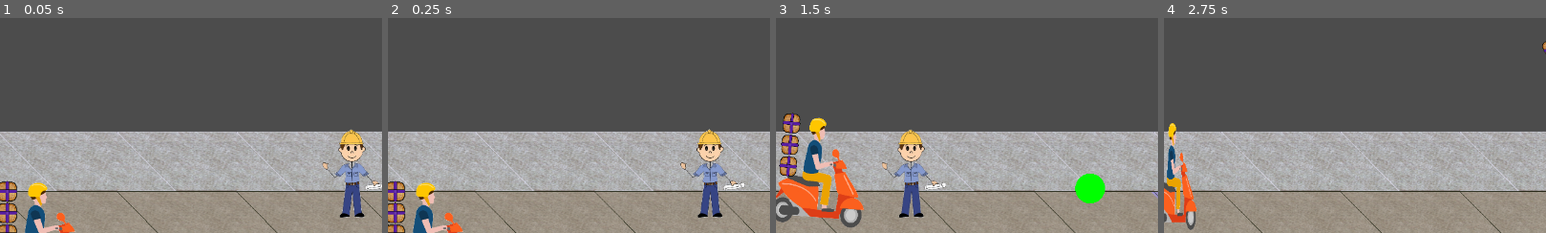
Above: before the commit, frames 1-4 (left to right).
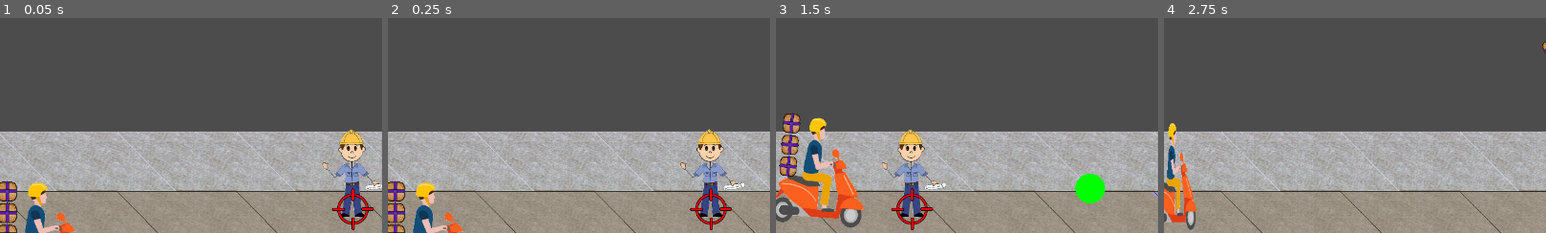
Above: after the commit, the same moments.

Repository: Anatolij-Grigorjev/MopedRebelGO
Game: Godot game, scene res://stages/test/test_stage.tscn
Two runs of this game, one before a commit and one after it. Both use one fixed random seed, a clock stepped at 60 frames per second and the inputs below.
Inputs:
- Up to frame 1 (0.05 s): no input
- Up to frame 2 (0.25 s): no input
- Up to frame 3 (1.5 s): hold W (swerve_up) 0.53-1.28 s; tap O (diss_target_above) at 0.6 s; hold S (swerve_down) from 1.28 s (still down); tap L (diss_target_below) at 1.35 s
- Up to frame 4 (2.75 s): release S (swerve_down) at 2.03 s; hold W (swerve_up) from 2.03 s (still down); tap P (say_diss) at 2.1 s
The pictures show only the part of the screen within x 21-71%, y 50-100%; the shares and areas given below are measured in that part.

The runs differ from the first frame. In frame 1, 0.5% of the frame differs, in the area x 86-98%, y 79-99%; in frame 2, 0.5%; in frame 3, 0.5%; in frame 4, nothing differs.
Error in both runs: Invalid get index '-1' (on base: 'Array'). (res://utils/logger.gd:103)

Commit message:
[WIP] diss aim mechanism redesign

Diff:
--- a/game/rebel/diss_aim.gd
+++ b/game/rebel/diss_aim.gd
@@ -9,10 +9,24 @@
 onready var LOG: Logger = Logger.new(self)
 
 
+var _target_citizen: CitizenRoadBlock
+
+
 func _ready() -> void:
-
-	pass # Replace with function body.
+	_target_citizen = get_parent()
+	var visibility = _target_citizen.visibility_controller  as VisibilityNotifier2D
+	visibility.connect("screen_exited", self, "_on_Citizen_screen_exited")
+	pass
 
 
 func _process(delta: float) -> void:
+
 	pass
+
+
+func get_target_citizen() -> CitizenRoadBlock:
+	return _target_citizen
+
+
+func _on_Citizen_screen_exited() -> void:
+	queue_free()
--- a/game/rebel/diss_aim.tscn
+++ b/game/rebel/diss_aim.tscn
@@ -3,6 +3,6 @@
 [ext_resource path="res://gui/target_crosshair.png" type="Texture" id=1]
 [ext_resource path="res://rebel/diss_aim.gd" type="Script" id=2]
 
-[node name="DissChannel" type="Sprite"]
+[node name="DissAim" type="Sprite"]
 texture = ExtResource( 1 )
 script = ExtResource( 2 )
--- a/game/rebel/moped_rebel.gd
+++ b/game/rebel/moped_rebel.gd
@@ -59,18 +59,6 @@
 			emit_signal("diss_said", new_diss, diss_receiver)
 	move_and_slide(velocity)
 
-
-func _get_onscreen_dissable_citizens() -> Array:
-	var onscreen_dissables : Array = []
-	for dissable in get_tree().get_nodes_in_group(C.GROUP_DISSABLES):
-		var citizen : CitizenRoadBlock = dissable as CitizenRoadBlock
-		if (
-			#citizen not so far to be ofscreen
-			citizen.visibility_controller.is_on_screen()
-		):
-			onscreen_dissables.append(citizen)
-
-	return onscreen_dissables
 
 """
 Perform moped swerve operations, including animation, position tween
--- a/game/stages/stage_control.gd
+++ b/game/stages/stage_control.gd
@@ -6,6 +6,7 @@
 - moving moped across tracks
 """
 var Logger : Resource = preload("res://utils/logger.gd")
+var DissAim: Resource = preload("res://rebel/diss_aim.tscn")
 
 
 onready var moped_rebel: MopedRebel = $MopedRebel
@@ -24,6 +25,8 @@
 
 onready var _tracks_bounds := Helpers.get_tilemap_global_bounds($Road)
 onready var _track0_position := _tracks_bounds.position.y
+
+var _current_diss_aim: DissAim
 
 
 func _ready() -> void:
@@ -55,7 +58,10 @@
 
 """
 Inserts all relevant ontrack nodes under the YSort node on the stage
-All relevant nodes are Obstacles children, Citizens children and moped rebel
+All relevant nodes are:
+* Obstacles children
+* Citizens children
+* Moped Rebel
 """
 func _put_all_nodes_under_ysort() -> void:
 	var parent := $YSort
@@ -102,6 +108,25 @@
 	var nearest_tracks_obstacles := _build_nearest_track_obstacles_list()
 	if (nearest_tracks_obstacles):
 		HUD.update_next_obstacle_warning_icons(nearest_tracks_obstacles)
+	_process_diss_aim()
+
+
+func _process_diss_aim() -> void:
+	#diss reticule manages lifecycle internally
+	if (is_instance_valid(_current_diss_aim)):
+		return
+
+	var available_citizens := _get_onscreen_dissable_citizens()
+	if (available_citizens):
+		#sort citizens desc
+		available_citizens.sort_custom(Helpers, "sort_nodes_global_y")
+		#use first from top
+		_start_aim_citizen(available_citizens[0])
+
+
+func _start_aim_citizen(citizen: CitizenRoadBlock) -> void:
+	_current_diss_aim = DissAim.instance()
+	citizen.add_child(_current_diss_aim)
 
 
 func _build_nearest_track_obstacles_list() -> Array:
@@ -164,3 +189,13 @@
 		'completed'
 	)
 	HUD.add_sc_points(sc_with_bonus)
+
+
+func _get_onscreen_dissable_citizens() -> Array:
+	var onscreen_dissables : Array = []
+	for dissable in get_tree().get_nodes_in_group(C.GROUP_DISSABLES):
+		var citizen : CitizenRoadBlock = dissable as CitizenRoadBlock
+		if (citizen.visibility_controller.is_on_screen()):
+			onscreen_dissables.append(citizen)
+
+	return onscreen_dissables
